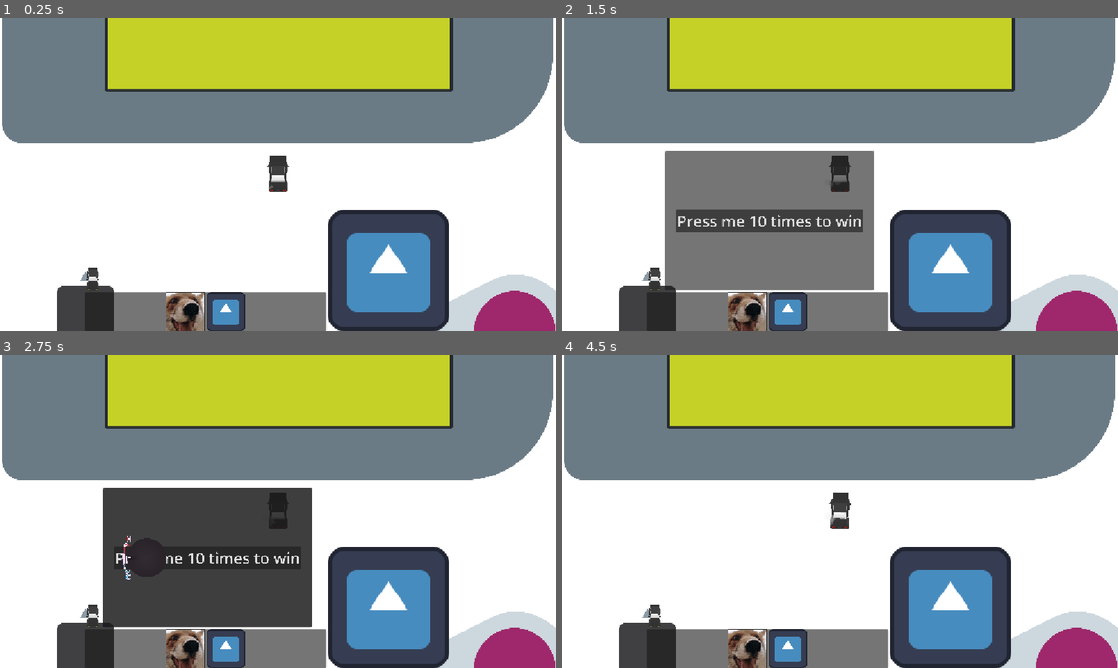
Above: before the commit, frames 1-4 (two rows, left to right).
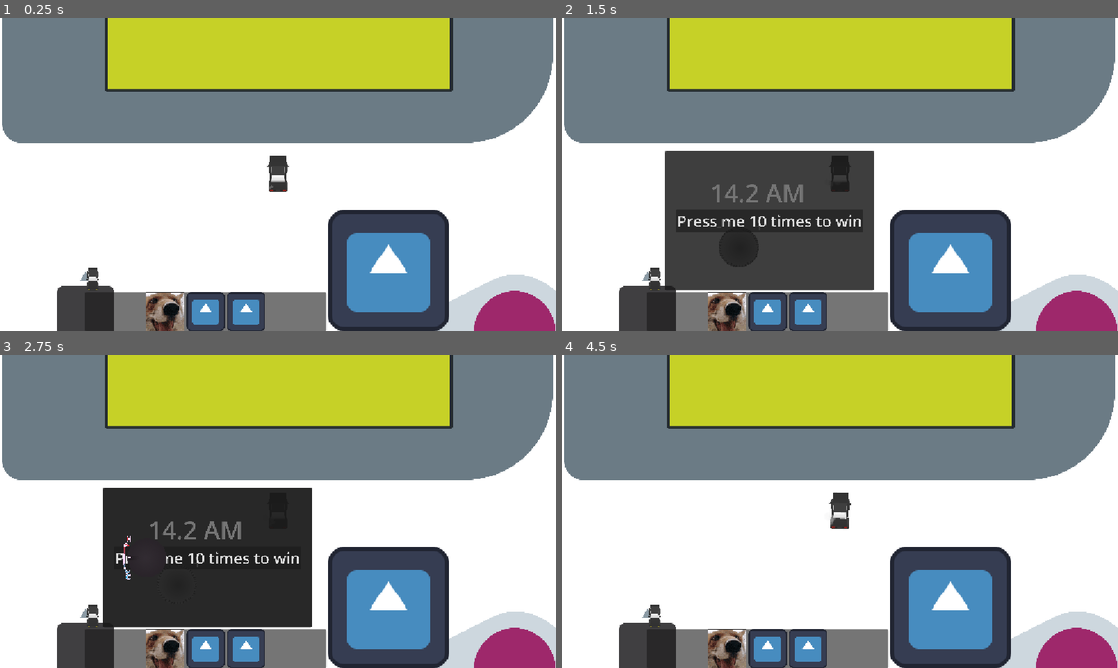
Above: after the commit, the same moments.

Repository: DBorgKiwami/game-jam-2
Game: Godot game, scene res://levels/testlevel.tscn
Two runs of this game, one before a commit and one after it. Both use one fixed random seed, a clock stepped at 60 frames per second and the inputs below. The engine's default icon, where the game draws it, is replaced by a stand-in: a white triangle on a blue panel in a dark square.
Inputs (mouse positions are in pixels of both pictures, inside the frame that each line leads up to; where the layout moved, square brackets give the same spot in the first picture):
- Up to frame 1 (0.25 s): no input
- Up to frame 2 (1.5 s): click (806, 312) at 0.52 s; click (728, 312) [745, 312] at 1.25 s
- Up to frame 3 (2.75 s): click (205, 649) [227, 649] at 2 s
- Up to frame 4 (4.5 s): click "Press me 10 times to win" at 2.75 s; click (656, 614) at 3.5 s; tap Enter at 4.25 s; move the mouse to (962, 495) at 4.27 s; press the mouse at (962, 495) at 4.28 s; hold Right (turn_right) from 4.28 s (still down)

The runs differ from the first frame. In frame 1, 2.2% of the frame differs, in the area x 26-48%, y 87-100%; in frame 2, 16%, in the area x 18-57%, y 42-100%; in frame 3, 2.6%; in frame 4, 2.2%.

Commit message:
Radio minigame
Added Radio minigame

Player must add first two numbers in a station frequency and get final digit of result, and input result in using radio dial, rotating left and right for different frequencies. Code is included to account for two variants

AM: Add the numbers
FM: Subtract the numbers

Diff:
--- a/minigames/radio.gd
+++ b/minigames/radio.gd
@@ -1,5 +1,15 @@
 extends Node2D
 
+var dialHasMouse = false
+var beingClicked = false
+var number1 = 1
+var number2 = 4
+var inputNumber = 2
+var turnDistance = 0
+var minus = false
+@onready var dialSprite = $"Radio Interactibles/Radio Dial"
+@onready var label = $Label
+@onready var timer = $Timer
 
 # Called when the node enters the scene tree for the first time.
 func _ready() -> void:
@@ -9,3 +19,52 @@
 # Called every frame. 'delta' is the elapsed time since the previous frame.
 func _process(delta: float) -> void:
 	pass
+
+
+func _on_area_2d_mouse_entered() -> void:
+	dialHasMouse = true
+	pass # Replace with function body.
+
+
+func _on_area_2d_mouse_exited() -> void:
+	dialHasMouse = false
+	pass # Replace with function body.
+
+func _physics_process(delta: float) -> void:
+	if visible:
+		if (Input.is_action_pressed("left_click") and dialHasMouse) or beingClicked:
+			beingClicked = true
+			dialSprite.rotation_degrees += (Input.get_last_mouse_velocity().x)/100
+			turnDistance += (Input.get_last_mouse_velocity().x)/100
+		if Input.is_action_just_released("left_click"):
+			beingClicked = false
+		#print(inputNumber)
+		if turnDistance > 10:
+			inputNumber = wrap(inputNumber + 1, 0, 10)
+			turnDistance = 0
+		if turnDistance < -10:
+			inputNumber = wrap(inputNumber - 1, 0, 10)
+			turnDistance = 0
+		label.text = str(number1) + str(number2) + "." + str(inputNumber)
+		if !minus:
+			label.text = str(number1) + str(number2) + "." + str(inputNumber) + " AM"
+			if wrap(number1 + number2, 0, 10) == inputNumber:
+				if timer.is_stopped():
+					timer.start()
+				print("Correct, Erect")
+			else:
+				timer.stop()
+		else:
+			label.text = str(number1) + str(number2) + "." + str(inputNumber) + " FM"
+			if wrap(number1 - number2, 0, 10) == inputNumber:
+				if timer.is_stopped():
+					timer.start()
+			else:
+				timer.stop()
+
+
+func _on_timer_timeout() -> void:
+	print("Hi")
+	SignalBus.emit_signal("part_repaired", 2)
+	inputNumber = 2
+	pass # Replace with function body.
--- a/minigames/radio.tscn
+++ b/minigames/radio.tscn
@@ -1,6 +1,60 @@
 [gd_scene format=3 uid="uid://c0q51j3dsg355"]
 
 [ext_resource type="Script" uid="uid://cd12wh8511d8i" path="res://minigames/radio.gd" id="1_52d37"]
+[ext_resource type="Texture2D" uid="uid://d20wujofet7ma" path="res://radio dial.png" id="2_htwsd"]
+[ext_resource type="Texture2D" uid="uid://c81eclii8d1qb" path="res://radio gague.png" id="3_pij3h"]
+
+[sub_resource type="CircleShape2D" id="CircleShape2D_g4v7s"]
+radius = 107.37784
 
 [node name="Radio" type="Node2D" unique_id=1467513764]
 script = ExtResource("1_52d37")
+
+[node name="Radio Interactibles" type="Node2D" parent="." unique_id=1100404298]
+position = Vector2(-699.405, -223.085)
+
+[node name="Radio Dial" type="Sprite2D" parent="Radio Interactibles" unique_id=837002654]
+position = Vector2(540, 360)
+texture = ExtResource("2_htwsd")
+
+[node name="Area2D" type="Area2D" parent="Radio Interactibles/Radio Dial" unique_id=1388560636]
+
+[node name="CollisionShape2D" type="CollisionShape2D" parent="Radio Interactibles/Radio Dial/Area2D" unique_id=68316424]
+shape = SubResource("CircleShape2D_g4v7s")
+
+[node name="Radio Gauge" type="Sprite2D" parent="Radio Interactibles" unique_id=1115610536]
+position = Vector2(540, 360)
+texture = ExtResource("3_pij3h")
+
+[node name="Panel" type="Panel" parent="." unique_id=1473536304]
+z_index = -1
+custom_minimum_size = Vector2(1080, 720)
+anchors_preset = 8
+anchor_left = 0.5
+anchor_top = 0.5
+anchor_right = 0.5
+anchor_bottom = 0.5
+offset_left = -540.0
+offset_top = -360.0
+offset_right = 540.0
+offset_bottom = 360.0
+grow_horizontal = 2
+grow_vertical = 2
+mouse_filter = 2
+
+[node name="Label" type="Label" parent="." unique_id=832022817]
+offset_left = -308.13
+offset_top = -232.98
+offset_right = -268.13
+offset_bottom = -209.97998
+theme_override_font_sizes/font_size = 128
+text = "15.?"
+
+[node name="Timer" type="Timer" parent="." unique_id=2092151379]
+process_callback = 0
+wait_time = 3.0
+one_shot = true
+
+[connection signal="mouse_entered" from="Radio Interactibles/Radio Dial/Area2D" to="." method="_on_area_2d_mouse_entered"]
+[connection signal="mouse_exited" from="Radio Interactibles/Radio Dial/Area2D" to="." method="_on_area_2d_mouse_exited"]
+[connection signal="timeout" from="Timer" to="." method="_on_timer_timeout"]
--- a/ui/toolbar.gd
+++ b/ui/toolbar.gd
@@ -32,3 +32,8 @@
 func _on_tool_2_pressed() -> void:
 	$MinigameContainer/Heater.visible = true
 	pass # Replace with function body.
+
+
+func _on_tool_3_pressed() -> void:
+	$MinigameContainer/Radio.visible = true
+	pass # Replace with function body.
--- a/ui/toolbar.tscn
+++ b/ui/toolbar.tscn
@@ -5,7 +5,8 @@
 [ext_resource type="Texture2D" uid="uid://di8abe44rp8bk" path="res://icon.svg" id="2_ata6n"]
 [ext_resource type="PackedScene" uid="uid://bq6dbw55wnsw0" path="res://minigames/testminigame.tscn" id="2_gb7al"]
 [ext_resource type="Texture2D" uid="uid://cutcbvyemtb80" path="res://car_long_black_04.png" id="2_h6tbp"]
-[ext_resource type="PackedScene" uid="uid://ygw5kfv61nsx" path="res://minigames/heater.tscn" id="6_4dapg"]
+[ext_resource type="PackedScene" uid="uid://c0q51j3dsg355" path="res://minigames/radio.tscn" id="5_e376i"]
+[ext_resource type="PackedScene" uid="uid://c5xku7oeeh1x8" path="res://minigames/heater.tscn" id="6_4dapg"]
 
 [node name="Toolbar" type="CanvasLayer" unique_id=1357045452]
 script = ExtResource("1_ata6n")
@@ -78,7 +79,6 @@
 stretch_mode = 5
 
 [node name="Tool3" type="TextureButton" parent="ToolbarAndWheel/Toolbar/BtnContainer" unique_id=2114041395]
-visible = false
 custom_minimum_size = Vector2(80, 80)
 custom_maximum_size = Vector2(80, 80)
 layout_mode = 2
@@ -116,6 +116,9 @@
 scale = Vector2(0.4, 0.4)
 transform = Transform2D(0.4, 0, 0, 0.4, 430, 420)
 
+[node name="Radio" parent="MinigameContainer" unique_id=1467513764 instance=ExtResource("5_e376i")]
+visible = false
+
 [node name="Testminigame" parent="MinigameContainer" unique_id=1738096528 instance=ExtResource("2_gb7al")]
 visible = false
 
@@ -128,3 +131,4 @@
 [connection signal="pressed" from="ToolbarAndWheel/Toolbar/Return" to="." method="_on_return_pressed"]
 [connection signal="pressed" from="ToolbarAndWheel/Toolbar/BtnContainer/Tool1" to="." method="_on_tool_1_pressed"]
 [connection signal="pressed" from="ToolbarAndWheel/Toolbar/BtnContainer/Tool2" to="." method="_on_tool_2_pressed"]
+[connection signal="pressed" from="ToolbarAndWheel/Toolbar/BtnContainer/Tool3" to="." method="_on_tool_3_pressed"]
Binary file added: radio dial.png
Not shown, added: radio dial.png.import
Binary file added: radio gague.png
Not shown, added: radio gague.png.import
